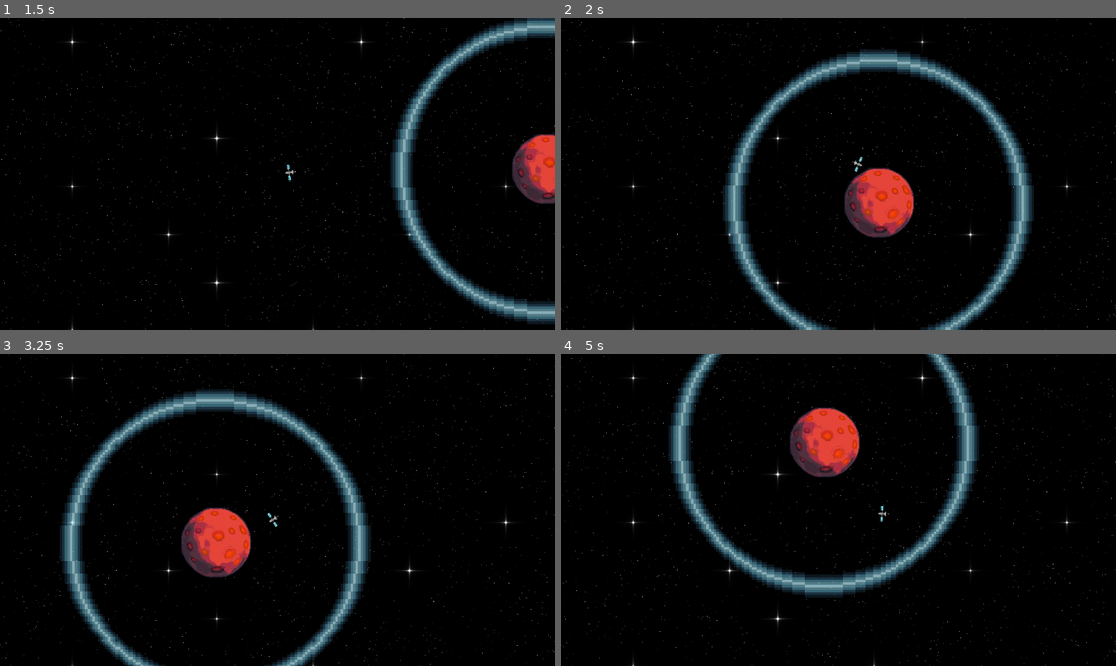
Above: before the commit, frames 1-4 (two rows, left to right).
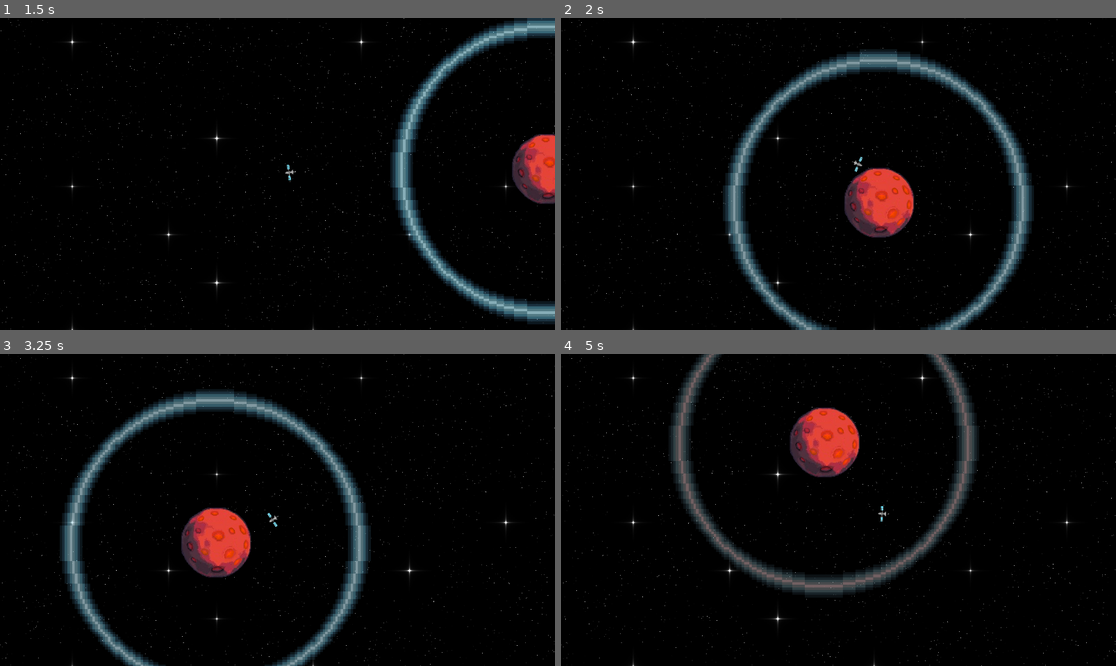
Above: after the commit, the same moments.

Repository: Revarsel/Planet_Loop
Game: Godot game, scene res://Scenes/world.tscn
Two runs of this game, one before a commit and one after it. Both use one fixed random seed, a clock stepped at 60 frames per second and the inputs below.
Inputs (mouse positions are in pixels of both pictures, inside the frame that each line leads up to):
- Up to frame 1 (1.5 s): click (138, 177) at 0.5 s; tap Enter at 1.25 s; move the mouse to (399, 158) at 1.27 s; hold Right mouse button (right_click) from 1.28 s (still down); click (399, 158) at 1.42 s
- Up to frame 2 (2 s): keep holding Right mouse button (right_click)
- Up to frame 3 (3.25 s): move the mouse to (166, 525) at 2.02 s; release Right mouse button (right_click) at 2.03 s; tap F at 2.1 s; click (166, 525) at 2.17 s; move the mouse to (333, 441) at 2.77 s; tap R at 2.85 s; click (333, 441) at 2.92 s
- Up to frame 4 (5 s): move the mouse to (810, 572) at 3.52 s; right-click (810, 572) at 3.6 s; click (810, 572) at 3.67 s; move the mouse to (1005, 556) at 4.27 s; hold F from 4.28 s (still down); click (1005, 556) at 4.42 s

Frame 1 is identical in both runs. In frame 4, 4.5% of the frame differs, in the area x 20-75%, y 0-77%.

Commit message:
red border based on progress on planet noice

Diff:
--- a/Scenes/MainMenu.tscn
+++ b/Scenes/MainMenu.tscn
@@ -23,6 +23,7 @@
 script = ExtResource("1_ghw46")
 
 [node name="ColorRect" type="ColorRect" parent="."]
+visible = false
 material = SubResource("ShaderMaterial_fo5ed")
 custom_minimum_size = Vector2(1200, 700)
 layout_mode = 1
--- a/Scenes/planet.tscn
+++ b/Scenes/planet.tscn
@@ -1,8 +1,9 @@
-[gd_scene load_steps=6 format=3 uid="uid://w6a8ecucjs34"]
+[gd_scene load_steps=7 format=3 uid="uid://w6a8ecucjs34"]
 
 [ext_resource type="Script" uid="uid://ctp2ijkmuavnm" path="res://Scripts/planet.gd" id="1_m0iey"]
 [ext_resource type="Texture2D" uid="uid://bnhr1jefvbjpc" path="res://Assets/Gradient_Border-4.png" id="2_m0iey"]
 [ext_resource type="Texture2D" uid="uid://3y2fga4lv40u" path="res://Assets/Earth-3.png" id="2_vpe2g"]
+[ext_resource type="Texture2D" uid="uid://cxintmcxhxemv" path="res://Assets/Gradient_Border-4-Red.png" id="4_ytj11"]
 
 [sub_resource type="CircleShape2D" id="CircleShape2D_kg0dd"]
 radius = 75.6637
@@ -28,6 +29,11 @@
 [node name="CollisionShape2D2" type="CollisionShape2D" parent="Area2D"]
 shape = SubResource("CircleShape2D_vpe2g")
 
-[node name="Sprite2D2" type="Sprite2D" parent="."]
+[node name="Blue_Border" type="Sprite2D" parent="."]
 scale = Vector2(0.525, 0.525)
 texture = ExtResource("2_m0iey")
+
+[node name="Red_Border" type="Sprite2D" parent="."]
+self_modulate = Color(1, 1, 1, 0)
+scale = Vector2(0.525, 0.525)
+texture = ExtResource("4_ytj11")
--- a/Scripts/planet.gd
+++ b/Scripts/planet.gd
@@ -10,10 +10,16 @@
 
 @export var res: planet_sprite
 
+@onready var blue_border = $Blue_Border
+@onready var red_border = $Red_Border
+
 var calculate: bool = false
 var curr_angle: float = 0
 var prev_angle: float = 0
 var total_angle: float = 0
+
+var blue_alpha: float = 1
+var red_alpha: float = 0
 
 var player_dead: bool = false
 
@@ -46,6 +52,11 @@
 			total_angle += abs(curr_angle - prev_angle) * int(!player_dead)
 			prev_angle = curr_angle
 
+			blue_alpha = 1 - (total_angle/TAU)
+			red_alpha = total_angle/TAU
+			blue_border.self_modulate = Color(1,1,1, blue_alpha)
+			red_border.self_modulate = Color(1,1,1, red_alpha)
+
 			if total_angle > TAU:
 				Signals.emit_planet_destroyed()
 				queue_free()
Binary file added: Assets/Gradient_Border-4-Red.png
Not shown, added: Assets/Gradient_Border-4-Red.png.import
Not shown: 1 places in Scenes/MainMenu.tscn that only renumber resources
